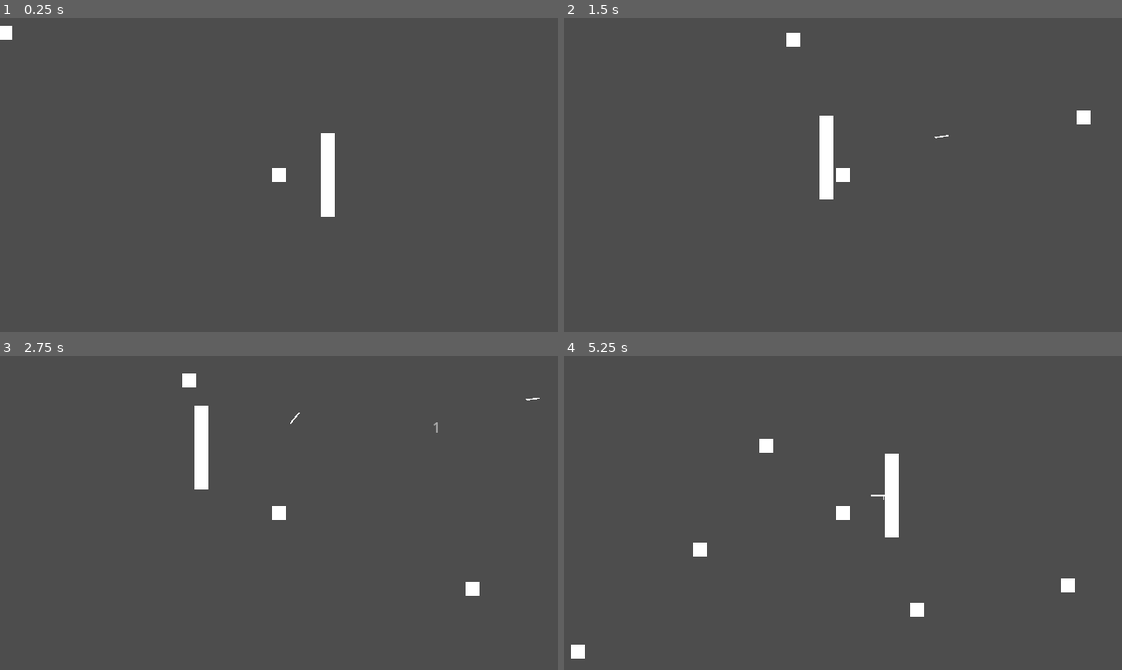
Above: before the commit, frames 1-4 (two rows, left to right).
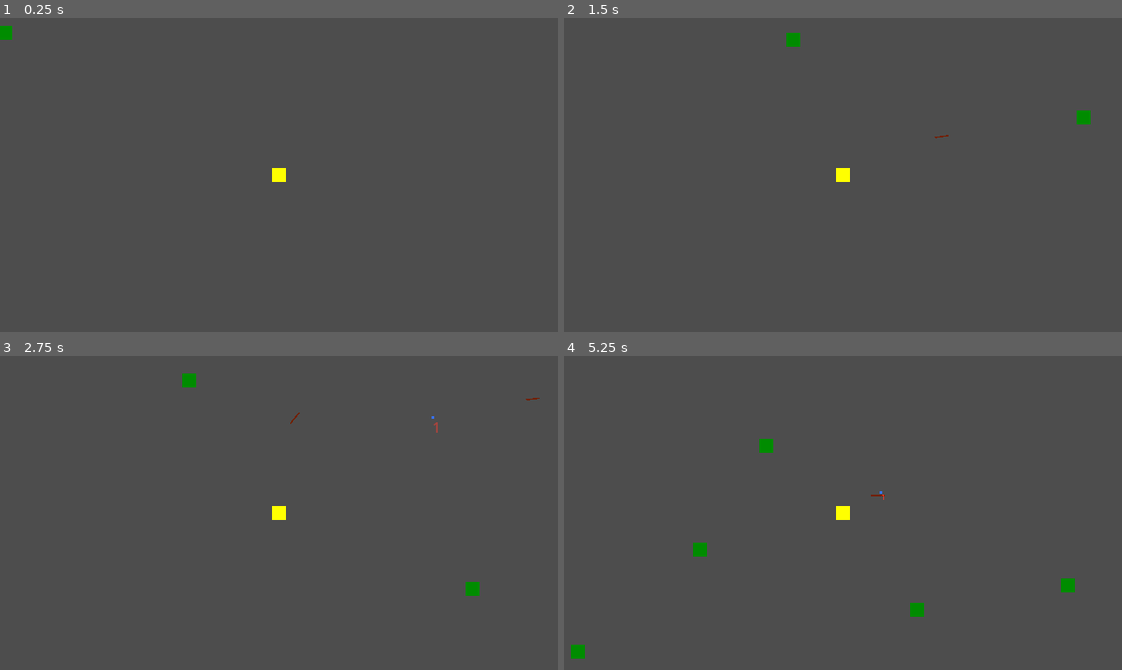
Above: after the commit, the same moments.

Repository: danilomacb/RAMter
Game: Godot game, scene res://Scenes/Game.tscn
The game is run twice, just before and just after one commit, with the same random seed, the same clock (stepped at 60 frames per second) and the same inputs.
Inputs (mouse positions are in pixels of both pictures, inside the frame that each line leads up to):
- Up to frame 1 (0.25 s): no input
- Up to frame 2 (1.5 s): move the mouse to (965, 159) at 0.52 s; press the mouse at (965, 159) at 0.53 s; hold Right (MoveRight) 0.53-1.28 s; move the mouse to (731, 190) at 1.27 s; release the mouse at (731, 190) at 1.28 s; hold Down (MoveDown) from 1.28 s (still down); click (731, 190) at 1.35 s
- Up to frame 3 (2.75 s): move the mouse to (334, 443) at 2.02 s; release Down (MoveDown) at 2.03 s; press the mouse at (334, 443) at 2.03 s; hold Right (MoveRight) from 2.03 s (still down)
- Up to frame 4 (5.25 s): move the mouse to (815, 575) at 2.77 s; release Right (MoveRight) at 2.78 s; release the mouse at (815, 575) at 2.78 s; hold Up (MoveUp) 2.78-3.53 s; click (815, 575) at 2.85 s; move the mouse to (1010, 560) at 3.52 s; press the mouse at (1010, 560) at 3.53 s; hold Left (MoveLeft) 3.53-5.03 s; move the mouse to (675, 465) at 4.27 s; release the mouse at (675, 465) at 4.28 s; click (675, 465) at 4.35 s; move the mouse to (870, 513) at 5.02 s; press the mouse at (870, 513) at 5.03 s; hold Down (MoveDown) from 5.03 s (still down)

The runs differ from the first frame. In frame 1, 0.9% of the frame differs, in the area x 0-60%, y 2-64%; in frame 2, 1.0%; in frame 3, 1.0%; in frame 4, 1.4%, in the area x 1-92%, y 26-97%.

Commit message:
exp created and adding colors to scenes

Diff:
--- a/Prefabs/DamageIndicator.tscn
+++ b/Prefabs/DamageIndicator.tscn
@@ -83,6 +83,7 @@
 [node name="Label" type="Label" parent="."]
 offset_right = 40.0
 offset_bottom = 23.0
+theme_override_colors/font_color = Color(1, 0.235294, 0.180392, 1)
 text = "1"
 
 [node name="AnimationPlayer" type="AnimationPlayer" parent="."]
--- a/Prefabs/Enemy.tscn
+++ b/Prefabs/Enemy.tscn
@@ -16,11 +16,8 @@
 script = ExtResource("1_8tgep")
 moveSpeed = 50.0
 
-[node name="WhiteSquare" type="Sprite2D" parent="."]
-position = Vector2(1, -1)
-texture = ExtResource("1_dljhi")
-
 [node name="CollisionShape2D" type="CollisionShape2D" parent="."]
+modulate = Color(0.239216, 0.215686, 0.133333, 1)
 position = Vector2(1, -1)
 shape = SubResource("RectangleShape2D_35s23")
 
@@ -33,6 +30,11 @@
 shape = SubResource("RectangleShape2D_r4riv")
 debug_color = Color(0.984314, 0, 0.329412, 0.419608)
 
+[node name="WhiteSquare" type="Sprite2D" parent="."]
+modulate = Color(0, 0.54902, 0, 1)
+position = Vector2(1, -1)
+texture = ExtResource("1_dljhi")
+
 [node name="Hp" parent="." instance=ExtResource("3_1owpo")]
 hpType = 1
 maxHp = 1.0
--- /dev/null
+++ b/Prefabs/Exp.tscn
@@ -0,0 +1,21 @@
+[gd_scene load_steps=4 format=3 uid="uid://jj5ecfa4mxg8"]
+
+[ext_resource type="Script" path="res://Scripts/Exp.gd" id="1_7qvws"]
+[ext_resource type="Texture2D" uid="uid://4ui5ascs6onu" path="res://Sprites/WhiteSquare.png" id="2_605df"]
+
+[sub_resource type="RectangleShape2D" id="RectangleShape2D_3edv8"]
+size = Vector2(16, 16)
+
+[node name="Exp" type="Area2D" groups=["Exps"]]
+scale = Vector2(0.2, 0.2)
+collision_mask = 32
+script = ExtResource("1_7qvws")
+
+[node name="WhiteSquare" type="Sprite2D" parent="."]
+modulate = Color(0.219608, 0.447059, 1, 1)
+texture = ExtResource("2_605df")
+
+[node name="CollisionShape2D" type="CollisionShape2D" parent="."]
+shape = SubResource("RectangleShape2D_3edv8")
+
+[connection signal="body_entered" from="." to="." method="_on_body_entered"]
--- a/Prefabs/Player.tscn
+++ b/Prefabs/Player.tscn
@@ -1,23 +1,25 @@
-[gd_scene load_steps=5 format=3 uid="uid://vcwf3q5q6m5r"]
+[gd_scene load_steps=6 format=3 uid="uid://vcwf3q5q6m5r"]
 
 [ext_resource type="Script" path="res://Scripts/PlayerController.gd" id="1_elqdo"]
 [ext_resource type="Texture2D" uid="uid://4ui5ascs6onu" path="res://Sprites/WhiteSquare.png" id="2_0ms6c"]
 [ext_resource type="PackedScene" uid="uid://bjl316fgcu6oj" path="res://Prefabs/Hp.tscn" id="3_1l1p5"]
+[ext_resource type="Script" path="res://Scripts/PlayerExp.gd" id="4_8yrjw"]
 
 [sub_resource type="RectangleShape2D" id="RectangleShape2D_s27x8"]
 size = Vector2(16, 16)
 
 [node name="Player" type="CharacterBody2D" groups=["Player"]]
-collision_layer = 12
+collision_layer = 44
 script = ExtResource("1_elqdo")
 moveSpeed = 100.0
 
+[node name="CollisionShape2D" type="CollisionShape2D" parent="."]
+shape = SubResource("RectangleShape2D_s27x8")
+
 [node name="Icon" type="Sprite2D" parent="."]
+modulate = Color(1, 1, 0, 1)
 position = Vector2(0, -1.43051e-06)
 texture = ExtResource("2_0ms6c")
-
-[node name="CollisionShape2D" type="CollisionShape2D" parent="."]
-shape = SubResource("RectangleShape2D_s27x8")
 
 [node name="Camera2D" type="Camera2D" parent="."]
 
@@ -27,4 +29,8 @@
 maxHp = 3.0
 invulnerabilityTime = 2.0
 
+[node name="PlayerExp" type="Node" parent="."]
+script = ExtResource("4_8yrjw")
+expIncrementor = 1
+
 [connection signal="timeout" from="Timer" to="." method="_on_timer_timeout"]
--- a/Prefabs/PlayerArrow.tscn
+++ b/Prefabs/PlayerArrow.tscn
@@ -12,11 +12,12 @@
 script = ExtResource("1_aooo5")
 damage = 1.0
 
+[node name="CollisionShape2D" type="CollisionShape2D" parent="."]
+shape = SubResource("RectangleShape2D_u3b8g")
+
 [node name="WhiteSquare" type="Sprite2D" parent="."]
+modulate = Color(0.447059, 0.121569, 0, 1)
 scale = Vector2(1, 0.1)
 texture = ExtResource("1_iusrv")
 
-[node name="CollisionShape2D" type="CollisionShape2D" parent="."]
-shape = SubResource("RectangleShape2D_u3b8g")
-
 [connection signal="area_entered" from="." to="." method="_on_area_entered"]
--- a/Scenes/Game.tscn
+++ b/Scenes/Game.tscn
@@ -17,7 +17,6 @@
 [node name="TileMap" type="TileMap" parent="."]
 tile_set = SubResource("TileSet_e8jtl")
 format = 2
-layer_0/tile_data = PackedInt32Array(-196605, 0, 0, -131069, 0, 0, -65533, 0, 0, 3, 0, 0, 65539, 0, 0, 131075, 0, 0)
 
 [node name="Player" parent="." instance=ExtResource("2_e80ac")]
 
--- /dev/null
+++ b/Scripts/Exp.gd
@@ -0,0 +1,6 @@
+extends Area2D
+
+func _on_body_entered(body: CharacterBody2D):
+	if body.is_in_group("Player"):
+		body.get_node("PlayerExp").AddExp()
+		queue_free()
--- a/Scripts/Hp.gd
+++ b/Scripts/Hp.gd
@@ -9,7 +9,8 @@
 @onready var timer = $Timer
 @onready var curHp = maxHp
 
-var damageIndicator = load("res://Prefabs/DamageIndicator.tscn")
+var damageIndicator := load("res://Prefabs/DamageIndicator.tscn")
+var exp := load("res://Prefabs/Exp.tscn")
 
 var canTakeDamage = true
 
@@ -25,15 +26,22 @@
 
 	curHp -= damage
 
-	if hpType == HpType.Player && curHp <= 0:
-		get_tree().reload_current_scene()
-
-	if hpType == HpType.Enemy && curHp <= 0:
-		get_parent().queue_free()
-
 	var instantiatedDamageIndicator = damageIndicator.instantiate()
 	instantiatedDamageIndicator.global_position = get_parent().global_position
 	get_tree().root.add_child(instantiatedDamageIndicator)
 
+	if curHp <= 0:
+		Death()
+
+func Death():
+	if hpType == HpType.Player:
+		get_tree().reload_current_scene()
+
+	if hpType == HpType.Enemy:
+		var instantiatedExp = exp.instantiate()
+		instantiatedExp.global_position = get_parent().global_position
+		get_tree().root.add_child(instantiatedExp)
+		get_parent().queue_free()
+
 func _on_timer_timeout():
 	canTakeDamage = true
--- /dev/null
+++ b/Scripts/PlayerExp.gd
@@ -0,0 +1,9 @@
+extends Node
+
+@export var expIncrementor: int
+
+var expCollected: int
+
+func AddExp():
+	expCollected += expIncrementor
+	print(expCollected)
--- a/project.godot
+++ b/project.godot
@@ -59,6 +59,7 @@
 2d_physics/layer_2="PlayerArrow"
 2d_physics/layer_3="Enemy"
 2d_physics/layer_4="EnemyHitbox"
+2d_physics/layer_5="Exp"
 
 [rendering]
 
